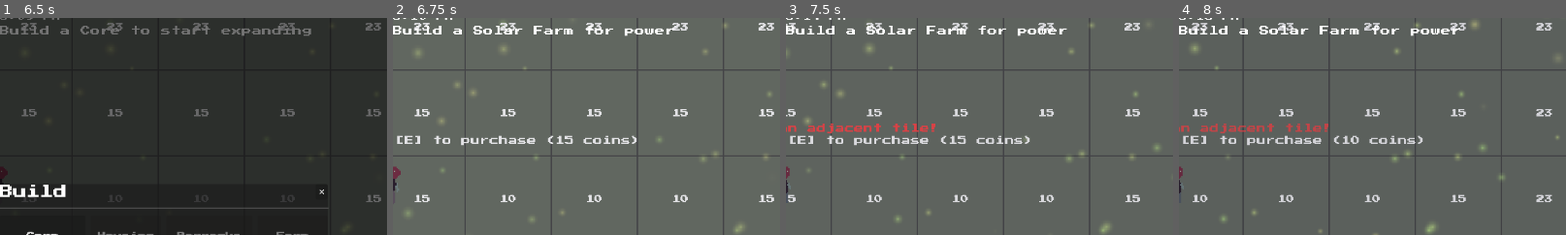
Above: before the commit, frames 1-4 (left to right).
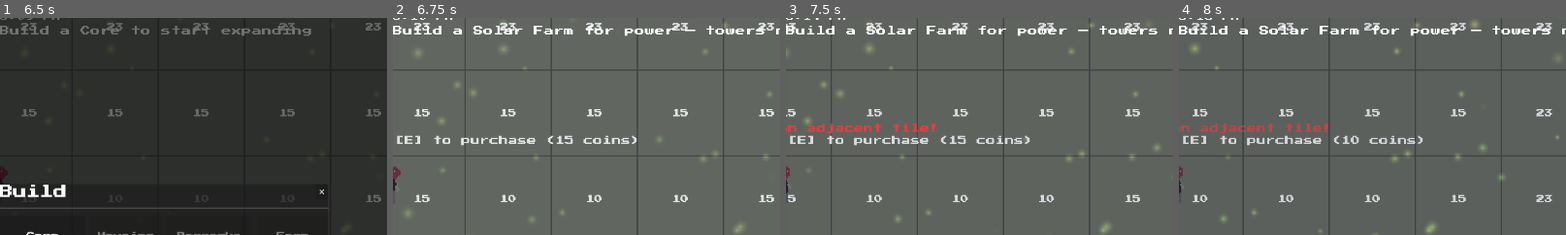
Above: after the commit, the same moments.

Repository: alecray/base-defense-game
Game: Godot game, scene res://scenes/main.tscn
Same seed, same stepped clock (60 frames per second), same inputs: the game is played once before the commit and once after it.
Inputs (mouse positions are % of the whole screen's width and height, from its top left):
- Up to frame 1 (6.5 s): tap E at 0.5, 2.75, 3.6 s; move the mouse to (45, 70) at 0.52 s; hold W 0.53-1.25 s; tap U at 0.6, 5.1 s; click (45, 70) at 0.67 s; click "Skip to Dusk" at 1.25 s; click "✕" at 2 s; move the mouse to (80, 65) at 2.77 s; hold W 2.78-3.53 s; tap R at 2.85 s; move the mouse to (20, 35) at 3.52 s; hold A 3.53-5.03 s; move the mouse to (55, 50) at 4.27 s; tap Z at 4.35 s; click (55, 50) at 4.42 s; move the mouse to (35, 25) at 5.02 s; hold S 5.03-5.75 s; click "Skip to Dusk" at 5.75 s
- Up to frame 2 (6.75 s): click "Core 100 coins" at 6.5 s
- Up to frame 3 (7.5 s): tap E at 7.25 s; move the mouse to (72, 45) at 7.27 s; hold D from 7.28 s (still down); tap R at 7.35 s
- Up to frame 4 (8 s): keep holding D
The pictures show only the part of the screen within x 50-100%, y 12-62%; the shares and areas given below are measured in that part.

Frame 1 is identical in both runs. In frame 2, 0.3% of the frame differs, in the area x 75-100%, y 3-8%; in frame 3, 0.3%; in frame 4, 0.3%.

Commit message:
Improve tutorial: control hints, night warning, and completion message.
Steps 3/5/7 now show the [E] key mechanic; step 12 swaps "build more towers" for a night-warning that triggers automatically when dusk hits; tutorial ends with a green "You're ready" fade-out instead of silently disappearing. Updated todo with remaining tutorial polish work.

Co-Authored-By: Claude Sonnet 4.6 <noreply@anthropic.com>

Diff:
--- a/scripts/hud.gd
+++ b/scripts/hud.gd
@@ -20,18 +20,18 @@
 
 const _TUTORIAL_PROMPTS: Array = [
 	"Build a Core to start expanding",
-	"Build a Solar Farm for power",
+	"Build a Solar Farm for power — towers need power to fire",
 	"Build Housing to expand worker cap",
-	"Buy workers and assign them to Gold",
-	"Buy a Farm",
-	"Assign workers to the farm",
-	"Build a Turret",
-	"Assign a worker to the Turret",
+	"Press [E] on Core to buy workers, then [E] on a Gold Mine to assign one",
+	"Buy a Farm — farms produce food, which workers consume over time",
+	"Press [E] on the Farm to assign workers to it",
+	"Build a Tower",
+	"Press [E] on the Tower to assign a worker — towers need both a worker and power to fire",
 	"Build a Barracks",
-	"Buy a Soldier",
-	"Build Walls to protect your base",
-	"Build a Library",
-	"Build 2 more Turrets",
+	"Buy a Soldier — soldiers patrol and attack enemies automatically",
+	"Build Walls to protect your base — right-click near a tile edge to place one",
+	"Build a Library to research permanent upgrades",
+	"Night is coming — enemies spawn from outside the map. Towers and soldiers defend automatically.",
 ]
 
 func _ready() -> void:
@@ -163,6 +163,8 @@
 	var cycle: Node = get_tree().get_first_node_in_group("day_night_cycle")
 	if cycle != null:
 		_time_label.text = cycle.call("get_time_string") as String
+		if _tutorial_step == 12 and float(cycle.call("get_night_intensity")) > 0.0:
+			_advance_tutorial(12)
 	if _indicator_cooldown > 0.0:
 		_indicator_cooldown -= delta
 
@@ -253,7 +255,14 @@
 		return
 	_tutorial_step += 1
 	if _tutorial_step >= _TUTORIAL_PROMPTS.size():
-		_core_prompt.visible = false
+		_core_prompt.text = "You're ready — survive as long as you can!"
+		_core_prompt.add_theme_color_override("font_color", Color(0.4, 0.9, 0.4))
+		_core_prompt.modulate = Color.WHITE
+		_core_prompt.visible = true
+		var tween: Tween = create_tween()
+		tween.tween_interval(3.5)
+		tween.tween_property(_core_prompt, "modulate:a", 0.0, 1.5)
+		tween.tween_callback(func() -> void: _core_prompt.visible = false)
 	else:
 		_core_prompt.text = _TUTORIAL_PROMPTS[_tutorial_step]
 		_core_prompt.visible = true
@@ -266,8 +275,6 @@
 		"Farm":      _advance_tutorial(4)
 		"Tower":
 			_advance_tutorial(6)
-			if _tutorial_step == 12 and GameState.get_building_count("Tower") >= 3:
-				_advance_tutorial(12)
 		"Barracks":  _advance_tutorial(8)
 		"Library":   _advance_tutorial(11)
 
@@ -317,6 +324,8 @@
 	_soldiers_label.text = "Soldiers: 0 / 0"
 	_tutorial_step = 0
 	_core_prompt.text = "Build a Core to start expanding"
+	_core_prompt.modulate = Color.WHITE
+	_core_prompt.remove_theme_color_override("font_color")
 	_core_prompt.visible = true
 	if _repair_hint_label != null:
 		_repair_hint_label.visible = false
Not shown, changed: todo.md
